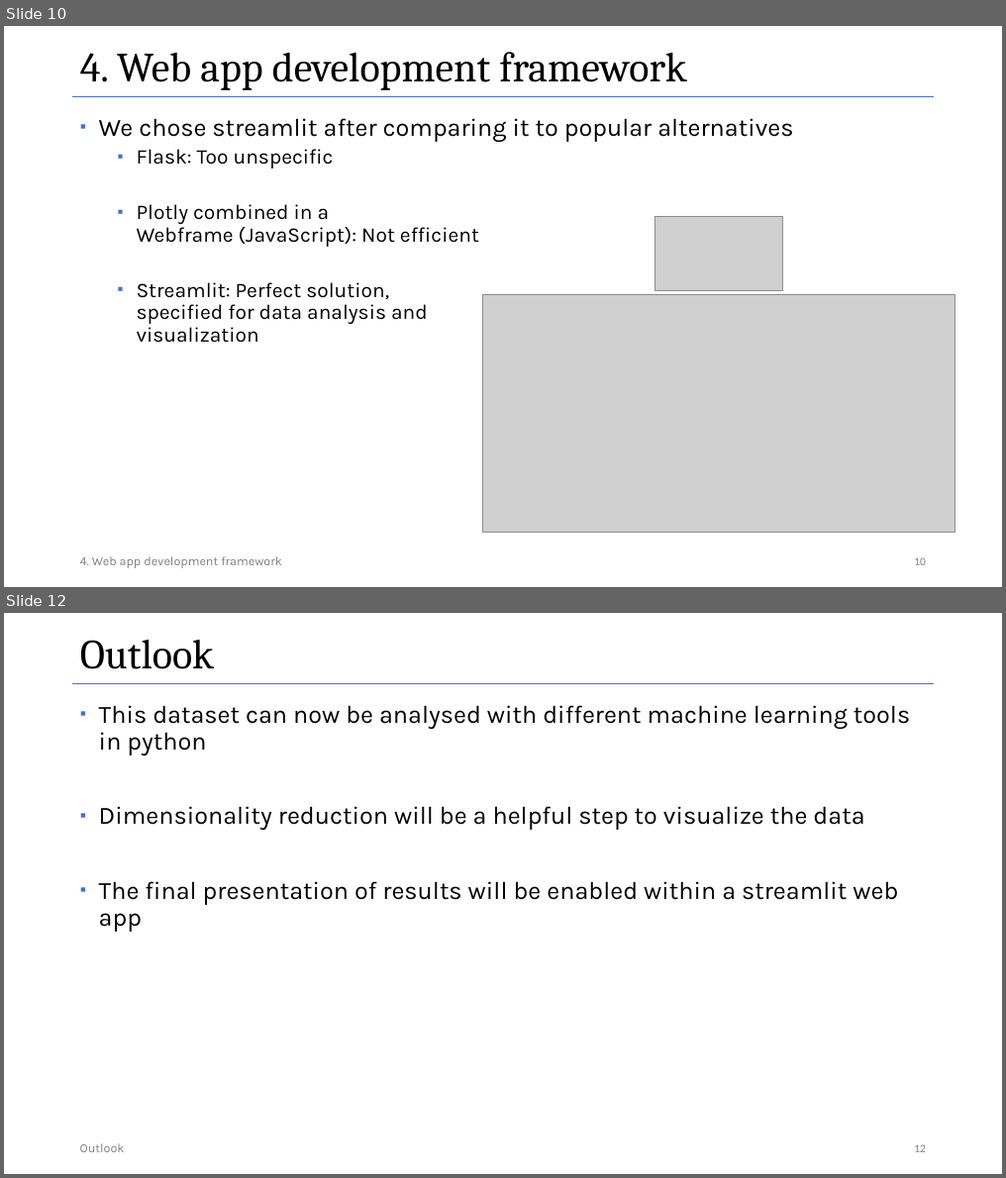
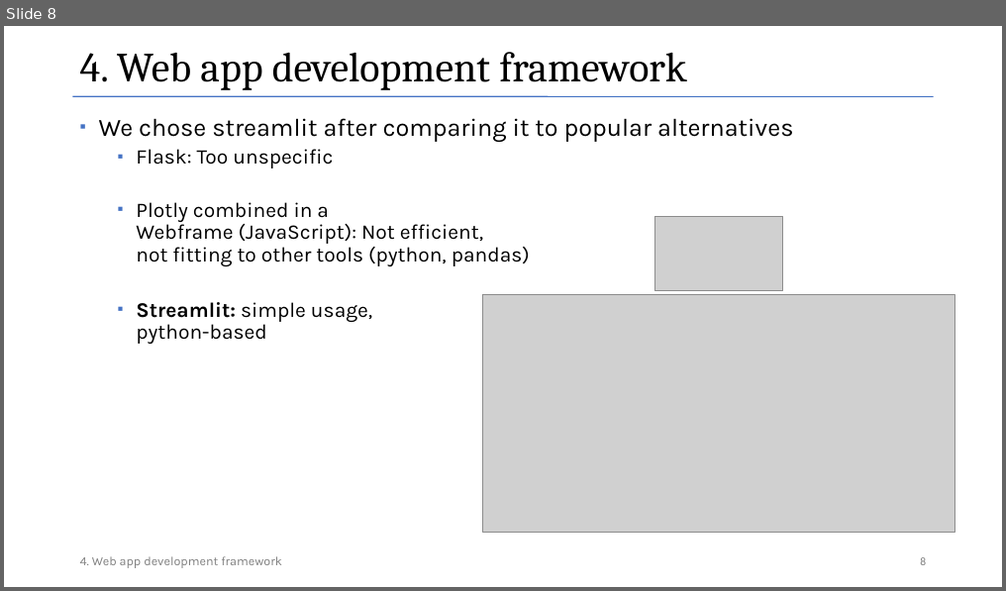
Before and after one commit to Data-Challenge-Team-8/data_challenge_team_8, a slide deck: presentation_task1/presentation_1_data_challenges_v02.pptx. Shown one above the other, each under a label of ours: slides 10 and 12 before the commit, slide 8 after it; the slides between them are not shown. The pictures are 1006x1178 and 1006x591 pixels, drawn with LibreOffice and Linux fonts; fonts in the diff are those of the drawing; grey boxes stand for pictures. Boxes give left, top, right and bottom in pixels: in the first picture for what was removed or moved away, otherwise in the second. Text is boxed around its words. In the diff, an @@ line names an element or a change of style, - is before the commit and + after.

```diff
--- a/presentation_task1/presentation_1_data_challenges_v02.pptx
+++ b/presentation_task1/presentation_1_data_challenges_v02.pptx
@@ slide 12 removed at [4,613,1002,1174], background #FFFFFF; not listed: 1 template element that a slide beside it also shows @@
@@ title removed at [80,639,214,669] @@
-Outlook
@@ text removed at [99,705,910,932] @@
-▪ This dataset can now be analysed with different machine learning tools in python
-▪ Dimensionality reduction will be a helpful step to visualize the data
-▪ The final presentation of results will be enabled within a streamlit web app
@@ text removed at [80,1144,125,1153] @@
-Outlook
@@ page number removed at [914,1145,926,1153] @@
-12
@@ what was slide 10 is now slide 8 @@
@@ slide 8 changed as well @@
@@ text at [136,202,530,344]: text changed @@
-  ▪ Plotly combined in a
-    Webframe (JavaScript): Not efficient
-  ▪ Streamlit: Perfect solution,
-    specified for data analysis and
-    visualization
+  ▪ Plotly combined in a
+    Webframe (JavaScript): Not efficient,
+    not fitting to other tools (python, pandas)
+  ▪ Streamlit: simple usage,
+    python-based
@@ page number at [920,558,926,566]: text changed @@
-10
+8
```
Also in this commit, not shown: 8 other slides changed, 3 other slides removed, 11 other files.
